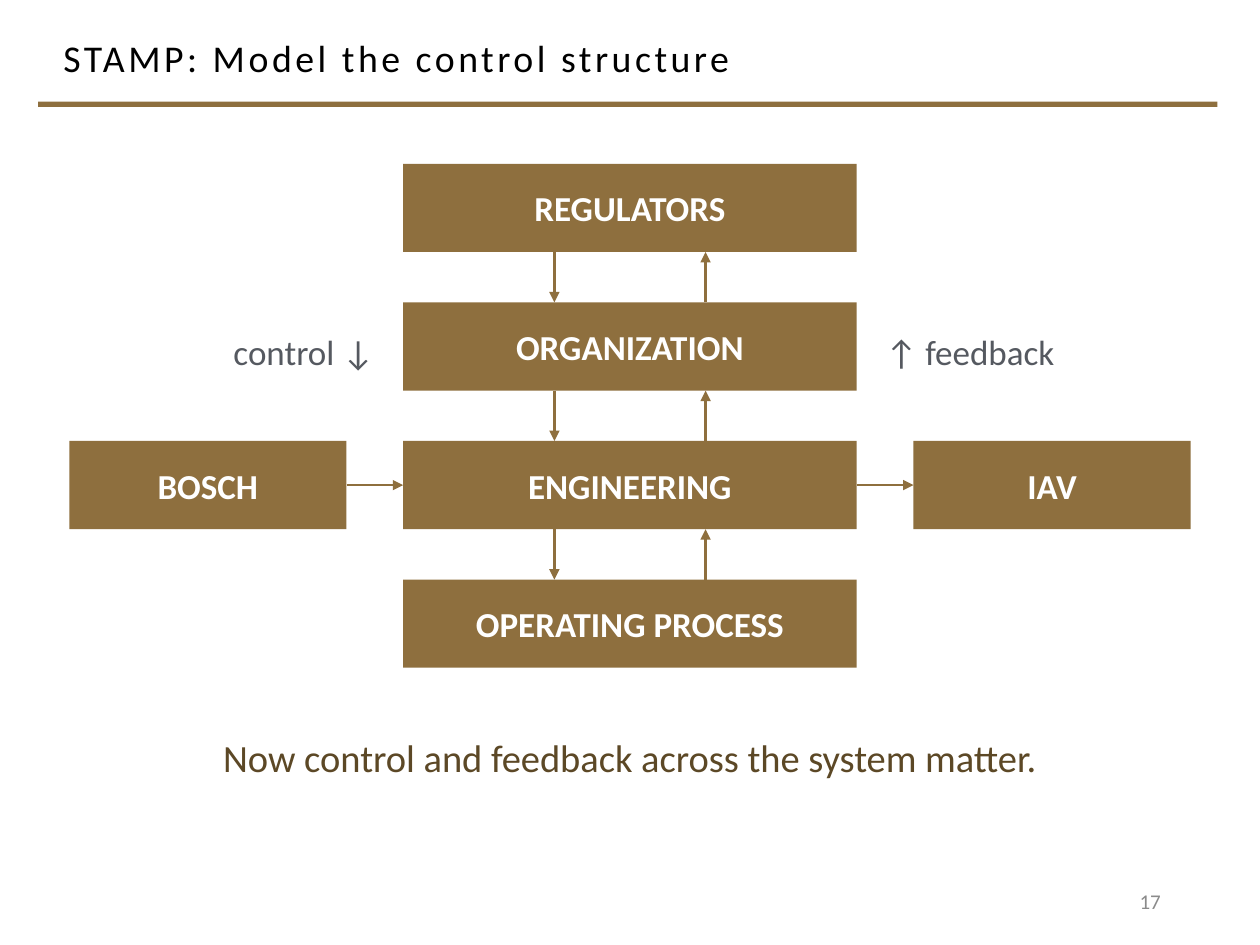
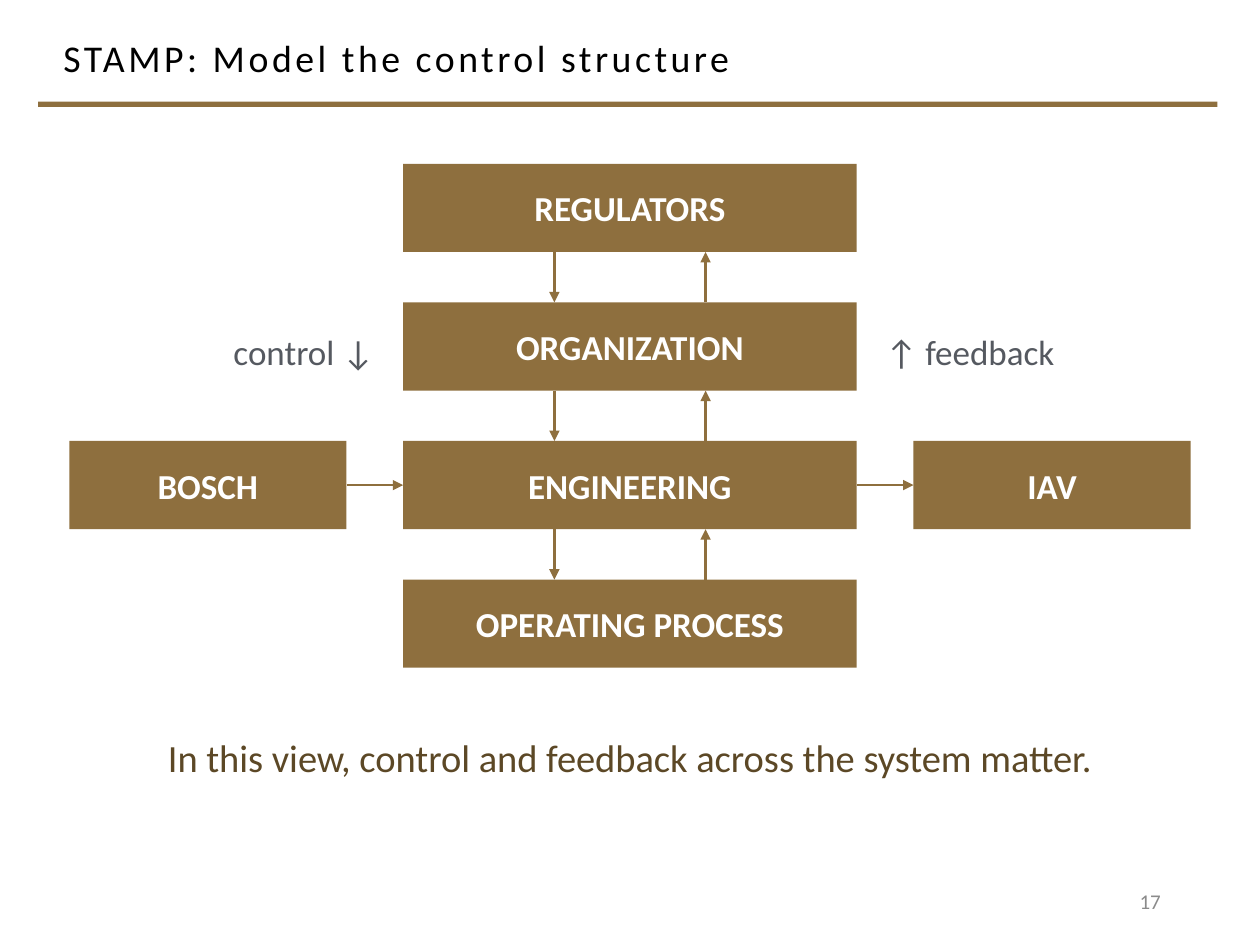
Before and after one commit to davisjam/model-based-agentic-software-engineering, a slide deck: slide 17 of course/lectures/act-2-delegation-and-control/04-failure-aware-engineering/2-4-Failure-Aware-Engineering.pptx. Drawn at 1260x945 pixels with LibreOffice and Linux fonts; fonts in the diff are those of the drawing; background and template pictures are left out. Boxes give left, top, right and bottom in pixels: in the first picture for what was removed or moved away, otherwise in the second. Text is boxed around its words. In the diff, an @@ line names an element or a change of style, - is before the commit and + after.

```diff
--- a/course/lectures/act-2-delegation-and-control/04-failure-aware-engineering/2-4-Failure-Aware-Engineering.pptx
+++ b/course/lectures/act-2-delegation-and-control/04-failure-aware-engineering/2-4-Failure-Aware-Engineering.pptx
@@ text at <box>168,745,1091,779</box>: text changed @@
-Now control and feedback across the system matter.
+In this view, control and feedback across the system matter.
```
Also in this commit, not shown: 6 other slides changed, 1 slide added, 8 slides removed.
